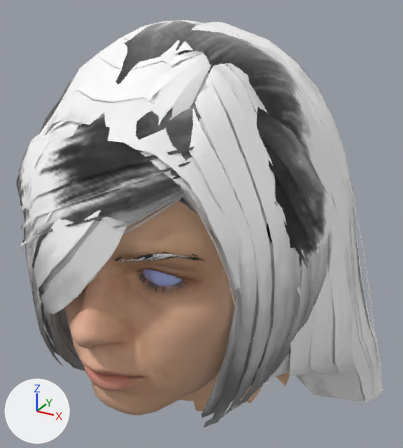
The glTF model assets/chars/mh_head_f.glb as it was, and as the next commit left it.
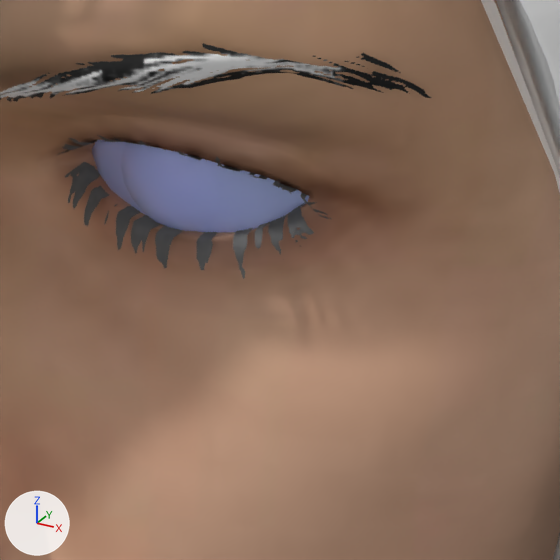
Each version appears first whole from a camera (50 mm lens) standing at (0.166, -0.326, 1.591) and looking at (-0.007, -0.012, 1.434), and next in a close-up on the part from 31% to 57% of the width and 54% to 77% of the height. The axes (+X, +Y, +Z) are drawn at lower left. The lights are the same throughout. The first two pictures are the older version. Where no turn or scale is listed for an object, it has been applied to the vertices. Vertices at exactly the same position are counted once.

Before the edit, the objects in view are built like this:
```python
me_eyes = bpy.data.meshes.new('eyes')
me_eyes.from_pydata(...)  # 1064 vertices, 2040 faces; spans x -0.0437..0.0437, y -0.0115..0.0115, z -0.0153..0.0153
me_eyes.materials.append(mat_mh_eyes)  # picture img_image_1
me_face = bpy.data.meshes.new('face')
me_face.from_pydata(...)  # 4316 vertices, 8582 faces; spans x -0.081..0.081, y -0.101..0.101, z -0.123..0.123
me_face.materials.append(mat_mh_face)  # picture img_image_0
me_hair_long01 = bpy.data.meshes.new('hair_long01')
me_hair_long01.from_pydata(...)  # 1752 vertices, 2192 faces; spans x -0.12..0.12, y -0.108..0.108, z -0.151..0.151
me_hair_long01.materials.append(mat_mh_hair)
ob_eyes = bpy.data.objects.new('eyes', me_eyes)
ob_eyes.location = (0.0, -0.1123, 1.4552)
ob_face = bpy.data.objects.new('face', me_face)
ob_face.location = (0.0, -0.0522, 1.4377)
ob_hair_long01 = bpy.data.objects.new('hair_long01', me_hair_long01)
ob_hair_long01.location = (0.0002, -0.0207, 1.4176)
# also in view: 'brows' at (0.0, -0.121, 1.467); 'lashes' at (0.0, -0.121, 1.454); 'face_cov' at (0.0, -0.099, 1.407)
```
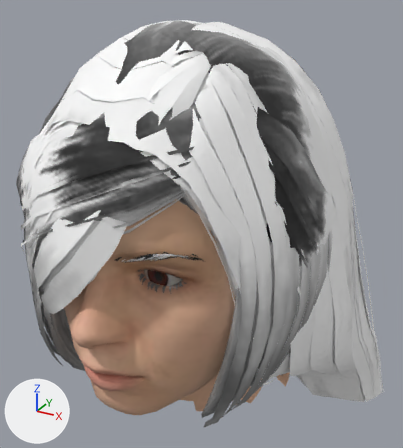
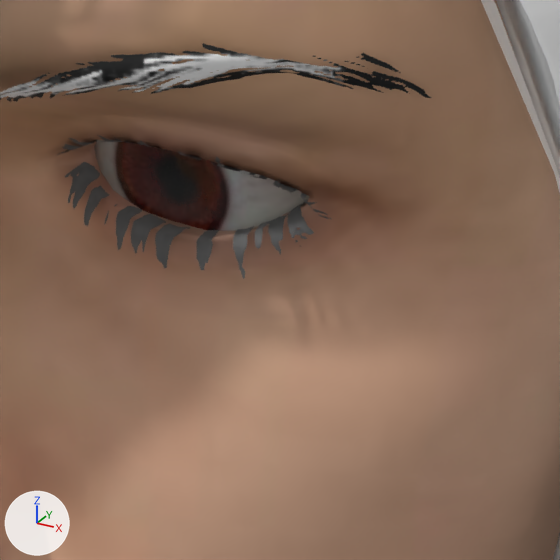
Where the newer file only moved an object's origin or applied its transform, the numbers keep the older frame.

Location of each change, (x1, y1, x2, y2) in pixels of the close-ups (560 x 560 px):
'eyes', reshaped
    before: (92, 140, 309, 233)
    after: (94, 140, 309, 231)
part 1 of me_eyes, deleted (blue)
    before: (92, 140, 309, 233)

What the commit changed:
me_eyes is used by ob_eyes; location (0.0, -0.1123, 1.4552).
me_eyes had 1064 vertices, 2040 faces and spanned x -0.0437..0.0437, y -0.0115..0.0115, z -0.0153..0.0153.
me_eyes now has 552 vertices, 1060 faces and spans x -0.0433..0.0433, y -0.0091..0.0113, z -0.0149..0.0149.
me_eyes part 1: the loose piece of 256 vertices spanning x 0.0129..0.0437, y -0.0115..0.0115, z -0.0153..0.0153 is deleted.
Other edits to the shape of me_eyes do not show in these pictures.
